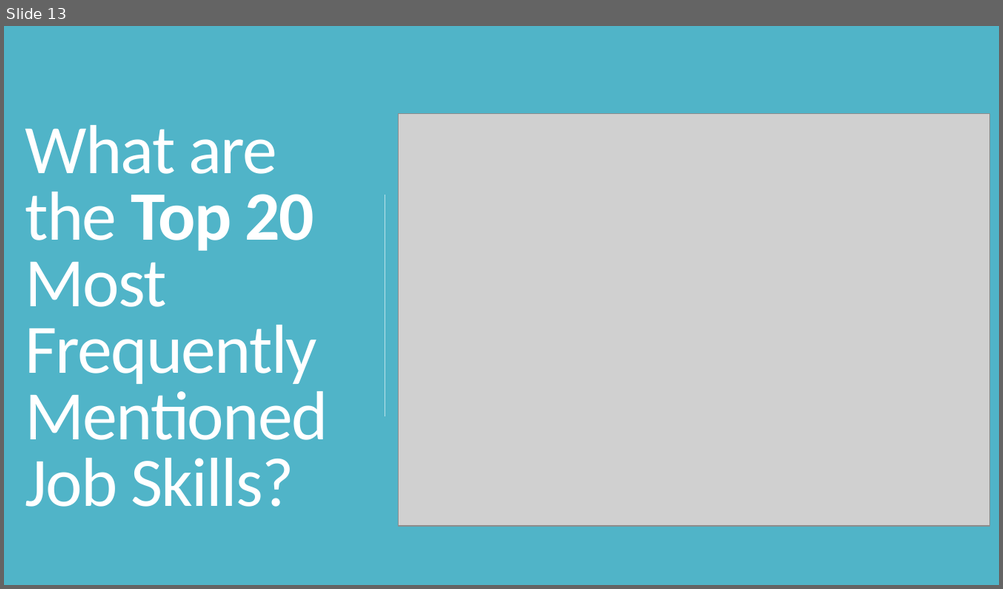
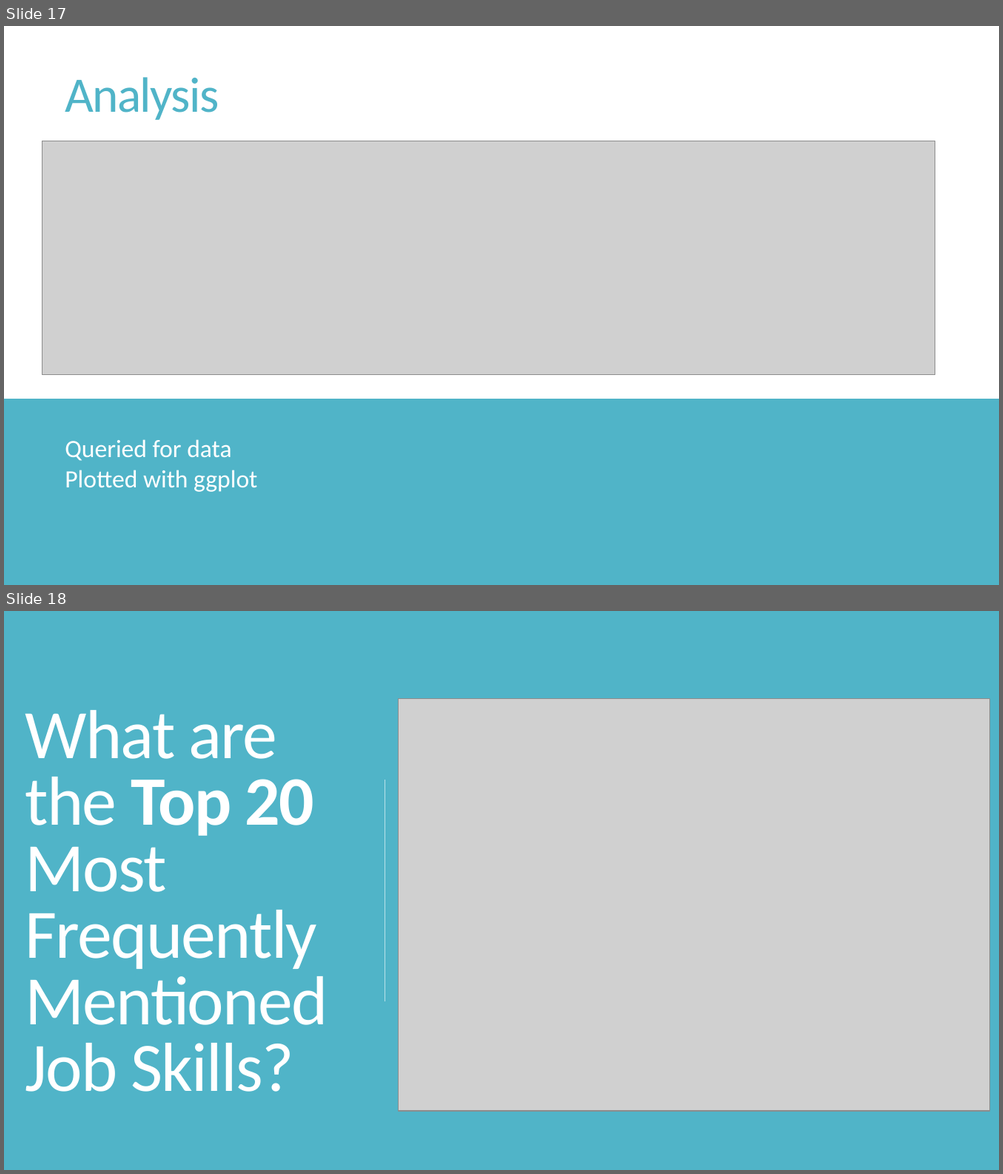
Before and after one commit to JAbinette/CUNY-607-Project-3-Data-Science-Skills, a slide deck: 00 - Presentation - What Data Science skills are most valued.pptx. Shown one above the other, each under a label of ours: slide 13 before the commit, slides 17 and 18 after it. The pictures are 1003x589 and 1003x1174 pixels, drawn with LibreOffice and Linux fonts; fonts in the diff are those of the drawing; grey boxes stand for pictures. Boxes give left, top, right and bottom in pixels: in the first picture for what was removed or moved away, otherwise in the second. Text is boxed around its words. In the diff, an @@ line names an element or a change of style, - is before the commit and + after.

```diff
--- a/00 - Presentation - What Data Science skills are most valued.pptx
+++ b/00 - Presentation - What Data Science skills are most valued.pptx
@@ slide 17 added at <box>4,26,999,585</box>, background #50B4C8 @@
@@ rectangle added at <box>4,26,999,585</box>, fill #50B4C8 @@
@@ rectangle added at <box>4,26,999,399</box>, fill #FFFFFF @@
@@ title added at <box>65,77,219,120</box>, 48 pt, text #50B4C8 @@
+Analysis
@@ picture added at <box>42,141,934,375</box> @@
@@ text added at <box>65,440,257,492</box>, 24 pt, text #FFFFFF @@
+Queried for data
+Plotted with ggplot
@@ what was slide 13 is now slide 18 @@
```
Also in this commit, not shown: 2 slides changed, 4 other slides added.
